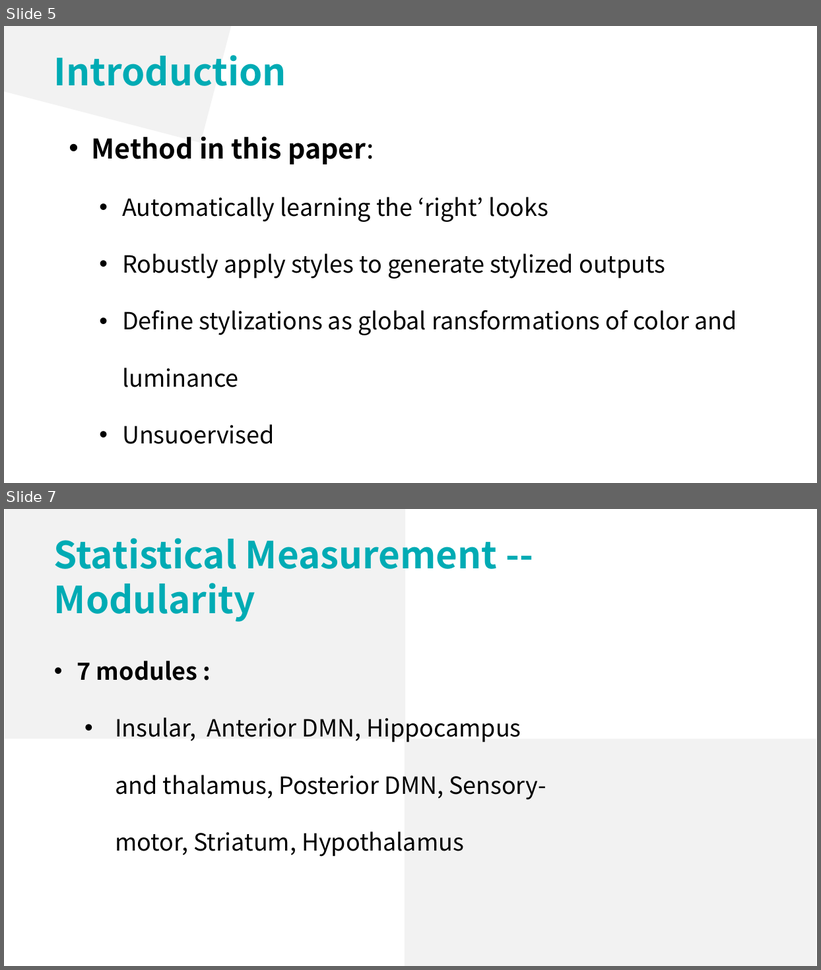
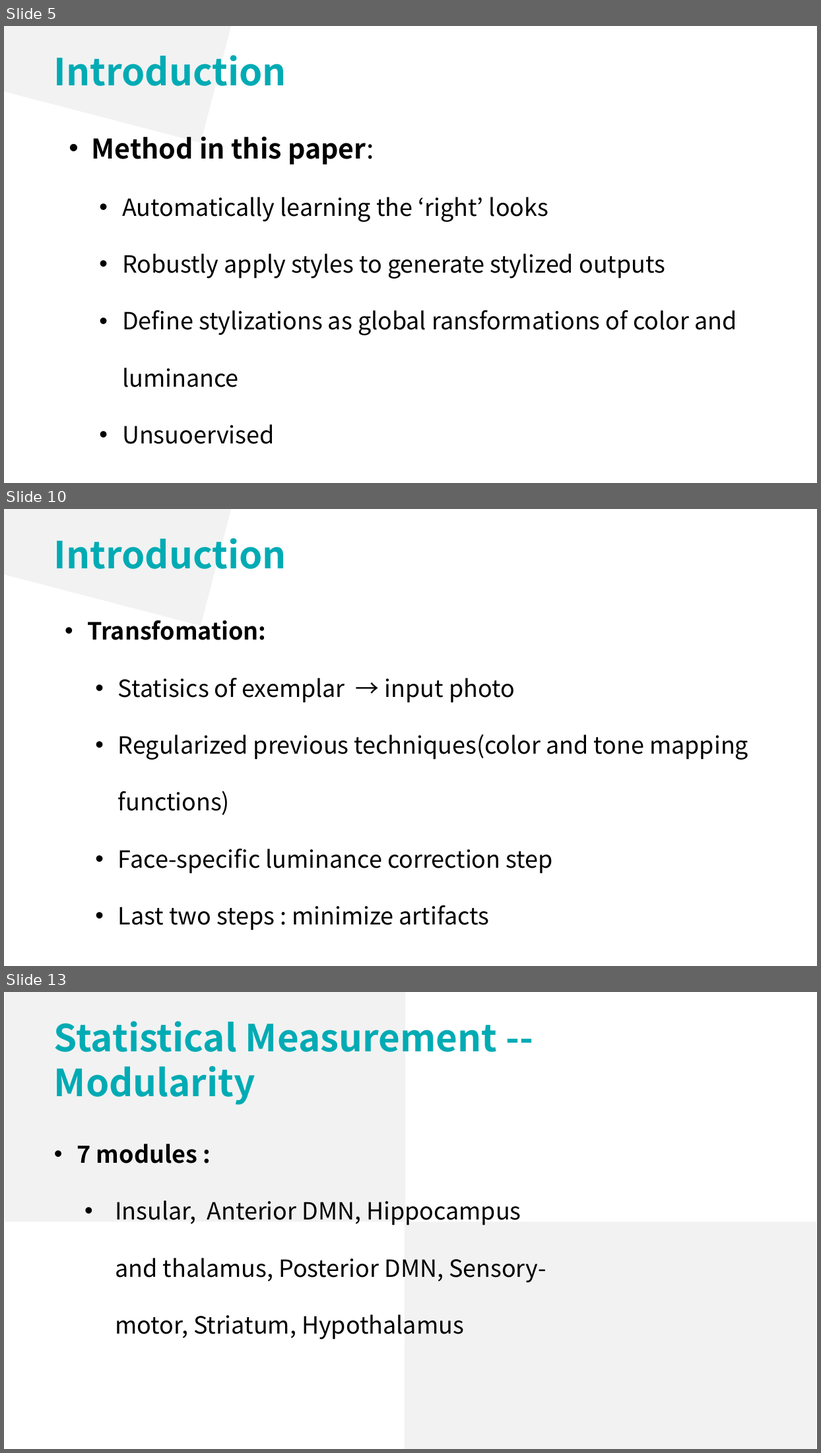
Before and after one commit to lsyoath/sheepy, a slide deck: ComputerVision.pptx. Shown one above the other, each under a label of ours: slides 5 and 7 before the commit, slides 5, 10 and 13 after it; the slides between them are not shown. The pictures are 821x970 and 821x1453 pixels, drawn with LibreOffice and Linux fonts; fonts in the diff are those of the drawing. Boxes give left, top, right and bottom in pixels: in the first picture for what was removed or moved away, otherwise in the second. Text is boxed around its words. In the diff, an @@ line names an element or a change of style, - is before the commit and + after.

```diff
--- a/ComputerVision.pptx
+++ b/ComputerVision.pptx
@@ slide 10 added at (4, 509, 817, 966), background #FFFFFF @@
@@ rectangle added at (4, 509, 317, 626), fill #F2F2F2 @@
@@ text added at (54, 538, 286, 569), 44 pt, text #00ABB4, bold @@
+Introduction
@@ text added at (88, 621, 748, 931), 28 pt, text #000000 @@
+• Transfomation:
+  • Statisics of exemplar → input photo
+  • Regularized previous techniques(color and tone mapping functions)
+  • Face-specific luminance correction step
+  • Last two steps : minimize artifacts
@@ what was slide 7 is now slide 13 @@
```
Also in this commit, not shown: 2 slides changed, 5 other slides added.
